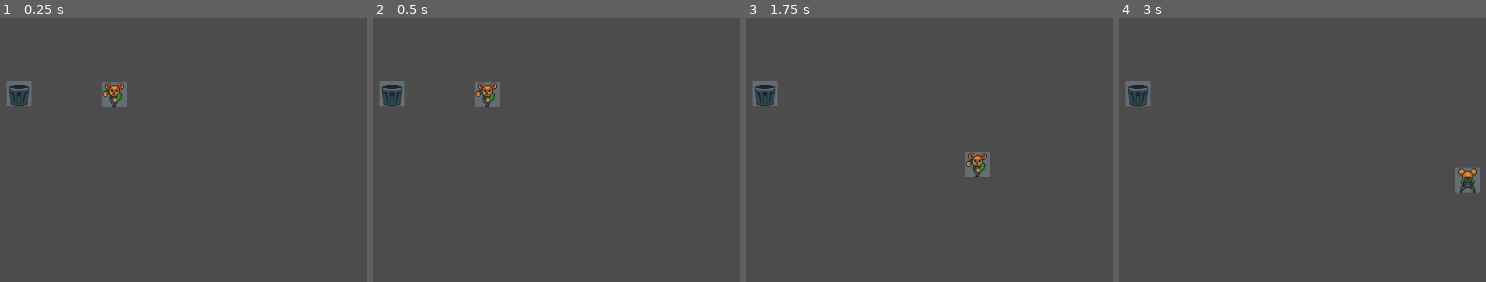
Above: before the commit, frames 1-4 (left to right).
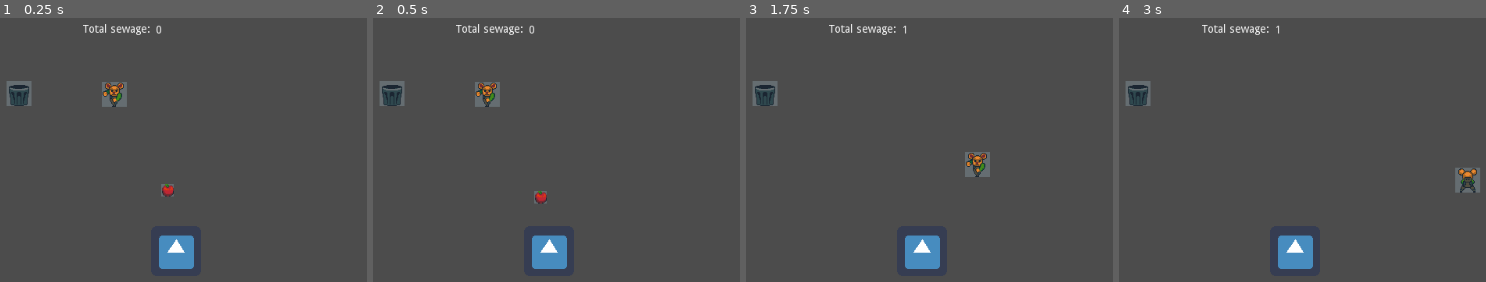
Above: after the commit, the same moments.

Repository: darthbeeblebrox/gamejam2
Game: Godot game, scene res://Scenes/Main.tscn
Same seed, same stepped clock (60 frames per second), same inputs: the game is played once before the commit and once after it. The engine's default icon, where the game draws it, is replaced by a stand-in: a white triangle on a blue panel in a dark square.
Inputs:
- Up to frame 1 (0.25 s): no input
- Up to frame 2 (0.5 s): no input
- Up to frame 3 (1.75 s): tap Enter (ui_accept) at 0.5, 0.6, 0.77, 1.07, 1.25, 1.35, 1.52 s; hold Right (ui_right) 0.53-1.28 s; hold Down (ui_down) from 1.28 s (still down)
- Up to frame 4 (3 s): tap Enter (ui_accept) at 1.82, 2.1, 2.85 s; release Down (ui_down) at 2.03 s; hold Right (ui_right) 2.03-2.78 s; hold Up (ui_up) from 2.78 s (still down)

The runs differ from the first frame. In frame 1, 1.7% of the frame differs, in the area x 22-53%, y 2-96%; in frame 2, 1.7%; in frame 3, 1.5%; in frame 4, 1.5%.

Commit message:
Basic kicking things into sewer with HUD updating

Diff:
--- a/Scenes/FoodResource.tscn
+++ b/Scenes/FoodResource.tscn
@@ -1,6 +1,7 @@
-[gd_scene load_steps=5 format=2]
+[gd_scene load_steps=6 format=2]
 
 [ext_resource path="res://Sprites/Items/applecheese.png" type="Texture" id=1]
+[ext_resource path="res://Scripts/FoodResource.gd" type="Script" id=2]
 
 [sub_resource type="AtlasTexture" id=1]
 flags = 4
@@ -19,6 +20,7 @@
 radius = 8.544
 
 [node name="Food" type="RigidBody2D"]
+script = ExtResource( 2 )
 
 [node name="AnimatedSprite" type="AnimatedSprite" parent="."]
 frames = SubResource( 2 )
--- /dev/null
+++ b/Scenes/HUD.tscn
@@ -0,0 +1,24 @@
+[gd_scene load_steps=2 format=2]
+
+[ext_resource path="res://Scripts/HUD.gd" type="Script" id=1]
+
+[node name="HUD" type="Node2D"]
+script = ExtResource( 1 )
+
+[node name="SewerScoreLabel" type="Label" parent="."]
+margin_right = 90.0
+margin_bottom = 20.0
+text = "Total sewage: "
+__meta__ = {
+"_edit_use_anchors_": false
+}
+
+[node name="SewerScoreCounter" type="Label" parent="."]
+margin_left = 93.0
+margin_top = 1.0
+margin_right = 174.0
+margin_bottom = 18.0
+text = "0"
+__meta__ = {
+"_edit_use_anchors_": false
+}
--- a/Scenes/Main.tscn
+++ b/Scenes/Main.tscn
@@ -1,12 +1,24 @@
-[gd_scene load_steps=3 format=2]
+[gd_scene load_steps=6 format=2]
 
 [ext_resource path="res://Scenes/Player.tscn" type="PackedScene" id=1]
 [ext_resource path="res://Scenes/TrashCan.tscn" type="PackedScene" id=2]
+[ext_resource path="res://Scenes/Sewer.tscn" type="PackedScene" id=3]
+[ext_resource path="res://Scenes/HUD.tscn" type="PackedScene" id=4]
+[ext_resource path="res://Scenes/FoodResource.tscn" type="PackedScene" id=5]
 
-[node name="Node" type="Node"]
+[node name="Main" type="Node"]
 
 [node name="Player" parent="." instance=ExtResource( 1 )]
 position = Vector2( 323, 203 )
 
 [node name="TrashCan" parent="." instance=ExtResource( 2 )]
 position = Vector2( 201, 202 )
+
+[node name="Sewer" parent="." instance=ExtResource( 3 )]
+position = Vector2( 402, 404 )
+
+[node name="Food" parent="." instance=ExtResource( 5 )]
+position = Vector2( 391, 323 )
+
+[node name="HUD" parent="." instance=ExtResource( 4 )]
+position = Vector2( 283, 113 )
--- /dev/null
+++ b/Scenes/ScoreSingleton.tscn
@@ -0,0 +1,6 @@
+[gd_scene load_steps=2 format=2]
+
+[ext_resource path="res://Scripts/ScoreSingleton.gd" type="Script" id=1]
+
+[node name="Node" type="Node"]
+script = ExtResource( 1 )
--- /dev/null
+++ b/Scenes/Sewer.tscn
@@ -0,0 +1,19 @@
+[gd_scene load_steps=4 format=2]
+
+[ext_resource path="res://icon.png" type="Texture" id=1]
+[ext_resource path="res://Scripts/Sewer.gd" type="Script" id=2]
+
+[sub_resource type="RectangleShape2D" id=1]
+extents = Vector2( 30, 31.75 )
+
+[node name="Sewer" type="Area2D"]
+script = ExtResource( 2 )
+
+[node name="Sprite" type="Sprite" parent="."]
+texture = ExtResource( 1 )
+
+[node name="CollisionShape2D" type="CollisionShape2D" parent="."]
+position = Vector2( 0, -0.75 )
+shape = SubResource( 1 )
+
+[connection signal="body_entered" from="." to="." method="_on_Sewer_body_entered"]
--- /dev/null
+++ b/Scripts/FoodResource.gd
@@ -0,0 +1,7 @@
+extends TrashClass
+
+var can_enter_sewer = true
+
+# Called when the node enters the scene tree for the first time.
+#func _ready():
+#	connect(ScoreSingleton.)
--- /dev/null
+++ b/Scripts/HUD.gd
@@ -0,0 +1,16 @@
+extends Node2D
+
+
+func _ready():
+	ScoreSingleton.connect("sewage_changed", self, "update_sewer_score")
+
+
+func update_sewer_score():
+#	$SewerScoreCounter.text = "YAY"
+	print(str(ScoreSingleton.TOTAL_SEWAGE))
+	$SewerScoreCounter.text = str(ScoreSingleton.TOTAL_SEWAGE)
+	$SewerScoreCounter.show()
+
+
+func _on_sewage_changed():
+	update_sewer_score()
--- a/Scripts/Player.gd
+++ b/Scripts/Player.gd
@@ -6,10 +6,18 @@
 var direction = Vector2.ZERO
 var velocity = Vector2.ZERO
 export var speed = 200
+export var GODMODE = true
 
 
 func _ready():
 	pass # Replace with function body.
+
+
+#func _process(delta):
+	# Just for debugging
+#	if GODMODE:
+#		if Input.action_press("ui_accept"):
+#			TrashCanGlobal.spawn_resource()
 
 
 func _physics_process(delta):
--- /dev/null
+++ b/Scripts/ScoreSingleton.gd
@@ -0,0 +1,6 @@
+extends Node
+
+export var TOTAL_SEWAGE = 0
+export var TOTAL_FRIENDS = 0
+
+signal sewage_changed
--- /dev/null
+++ b/Scripts/Sewer.gd
@@ -0,0 +1,11 @@
+extends Area2D
+
+
+func _ready():
+	pass # Replace with function body.
+
+
+func _on_Sewer_body_entered(body):
+	print("Item touched Sewer")
+	if "can_enter_sewer" in body and body.can_enter_sewer:
+		body.add_trash_to_sewer()
--- /dev/null
+++ b/Scripts/TrashClass.gd
@@ -0,0 +1,9 @@
+extends RigidBody2D
+
+class_name TrashClass
+
+func add_trash_to_sewer():
+	print("Item added to Sewer")
+	ScoreSingleton.TOTAL_SEWAGE = ScoreSingleton.TOTAL_SEWAGE + 1
+	ScoreSingleton.emit_signal("sewage_changed")
+	queue_free()
--- a/Scripts/TrashResourceSpawner.gd
+++ b/Scripts/TrashResourceSpawner.gd
@@ -2,9 +2,9 @@
 
 export var object = preload("res://Scenes/FoodResource.tscn")
 
-
-func _ready():
-	connect("body_entered", self, "_on_player_body_enter")
+#
+#func _ready():
+#	connect("body_entered", self, "_on_player_body_enter")
 
 
 func spawn_resource():
--- a/project.godot
+++ b/project.godot
@@ -13,9 +13,15 @@
 "class": "Player",
 "language": "GDScript",
 "path": "res://Scripts/Player.gd"
+}, {
+"base": "RigidBody2D",
+"class": "TrashClass",
+"language": "GDScript",
+"path": "res://Scripts/TrashClass.gd"
 } ]
 _global_script_class_icons={
-"Player": ""
+"Player": "",
+"TrashClass": ""
 }
 
 [application]
@@ -23,6 +29,10 @@
 config/name="Gamejam 2"
 run/main_scene="res://Scenes/Main.tscn"
 config/icon="res://icon.png"
+
+[autoload]
+
+ScoreSingleton="*res://Scripts/ScoreSingleton.gd"
 
 [input]
 
